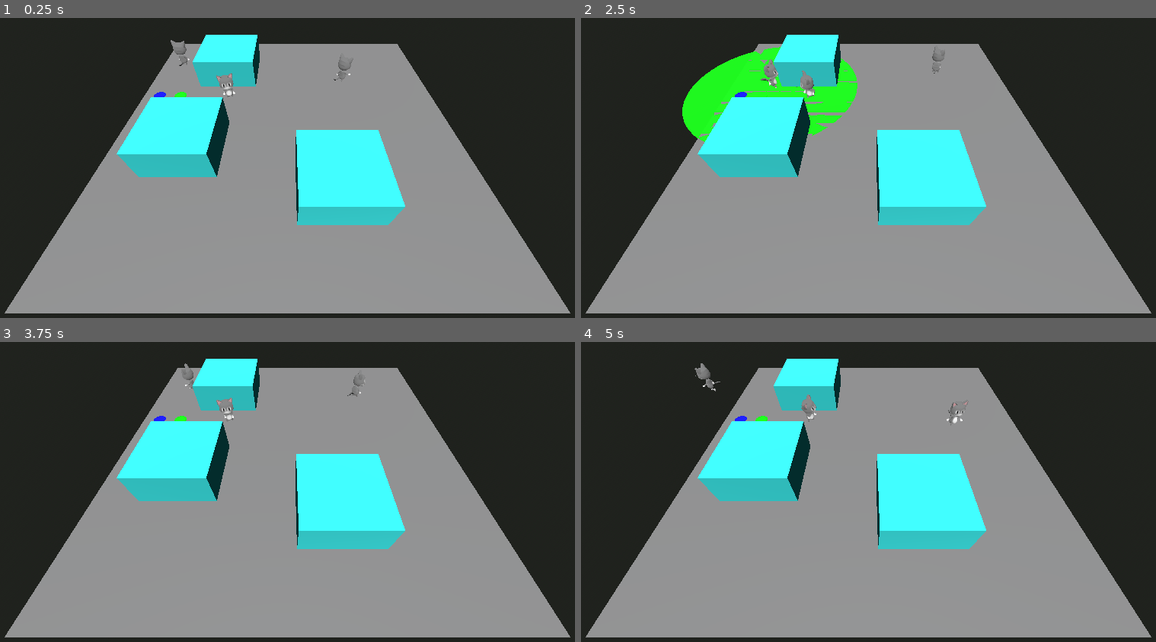
Above: before the commit, frames 1-4 (two rows, left to right).
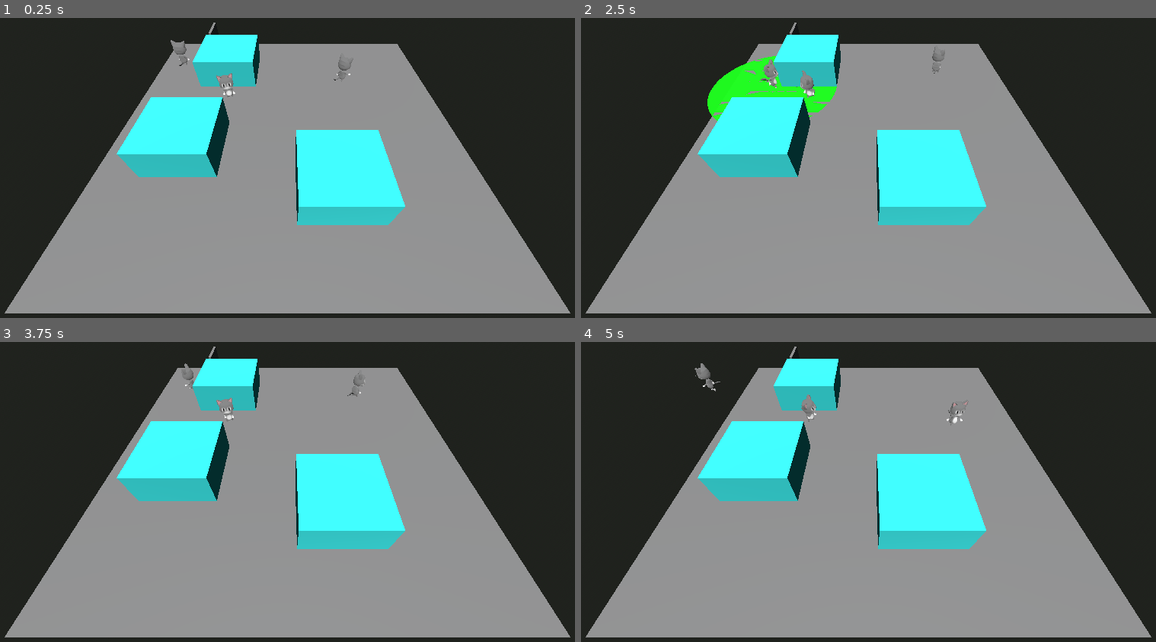
Above: after the commit, the same moments.

Repository: bruom/Gatinhos
Game: Godot game, scene res://Scenes/main.tscn
Same seed, same stepped clock (60 frames per second), same inputs: the game is played once before the commit and once after it. Sound files missing from this copy of the repository are replaced by a short silence.
Inputs:
- Up to frame 1 (0.25 s): no input
- Up to frame 2 (2.5 s): hold D (Right) 0.53-1.28 s; hold F (Interact) 0.53-1.28 s; hold S (Backward) 1.28-2.03 s; tap F (Interact) at 1.35, 2.3 s; hold D (Right) from 2.03 s (still down); hold Shift (Run) from 2.03 s (still down)
- Up to frame 3 (3.75 s): tap Enter at 2.75 s; release D (Right) at 2.78 s; release Shift (Run) at 2.78 s; hold W (Forward) 2.78-3.53 s; tap Ctrl (Sneak) at 2.85 s; tap F (Interact) at 3.05 s; hold A (Left) from 3.53 s (still down); hold 1 (UseItem1) from 3.53 s (still down)
- Up to frame 4 (5 s): keep holding A (Left); tap F (Interact) at 3.8, 4.55 s; release 1 (UseItem1) at 4.28 s; tap 2 (UseItem2) at 4.35 s

The runs differ from the first frame. In frame 1, less than 0.1% of the frame differs, in the area x 26-38%, y 1-27%; in frame 2, 2.1%, in the area x 17-49%, y 1-42%; in frame 3, less than 0.1%; in frame 4, less than 0.1%.

Commit message:
Centralizing interaction system on player script

Diff:
--- a/Scenes/Levels/level02.tscn
+++ b/Scenes/Levels/level02.tscn
@@ -17,7 +17,7 @@
 
 [node name="LevelMap" parent="." index="0"]
 data = {
-"cells": PackedInt32Array(65533, 5, 1310722, 65533, 4, 2, 65 …(9193 unchanged characters)… , 4, 2, 65536, 65532, 1, 65541, 65529, 1)
+"cells": PackedInt32Array(65533, 5, 1310722, 65533, 4, 2, 65 …(9193 unchanged characters)… , 4, 2, 65536, 65532, 1, 65541, 65529, 1, 65544, 65529, 1048577, 65547, 65528, 1048577, 65548, 65528, 1048577)
 }
 metadata/_editor_floor_ = Vector3(0, 1, 0)
 
@@ -26,13 +26,13 @@
 size = 12.0
 
 [node name="PlayerStart" parent="." index="3"]
-transform = Transform3D(1, 0, 0, 0, 1, 0, 0, 0, 1, -6.6279, 1.65902, -3.52352)
+transform = Transform3D(1, 0, 0, 0, 1, 0, 0, 0, 1, -6.6279, 1.15456, -3.52352)
 
 [node name="MeshInstance3D" parent="PlayerStart" index="0"]
 transform = Transform3D(1, 0, 0, 0, 1, 0, 0, 0, 1, 0, -0.580678, 0)
 
 [node name="enemy" parent="Enemies" index="0" instance=ExtResource("2_io0jt")]
-transform = Transform3D(1, 0, 0, 0, 1, 0, 0, 0, 1, -5, 0.989, 4.5)
+transform = Transform3D(1, 0, 0, 0, 1, 0, 0, 0, 1, 0.263281, 0.989, 4.5)
 patrol_route = Array[Vector3]([Vector3(-5, 1, 4.5), Vector3(-1, 1, 4.5), Vector3(3, 1, 4.5), Vector3(-1, 1, 4.5)])
 facing_directions = Array[Vector3]([Vector3(0, 0, -1), Vector3(0, 0, -1), Vector3(0, 0, -1), Vector3(0, 0, -1)])
 
--- a/Scenes/door.tscn
+++ b/Scenes/door.tscn
@@ -66,9 +66,6 @@
 "RESET": SubResource("Animation_evtxw")
 }
 
-[sub_resource type="BoxShape3D" id="BoxShape3D_5uwtr"]
-size = Vector3(1, 1, 0.1)
-
 [node name="Door" type="Node3D"]
 script = ExtResource("1_xpdr8")
 
@@ -110,13 +107,3 @@
 libraries = {
 "": SubResource("AnimationLibrary_ktkn6")
 }
-
-[node name="InteractionRange" type="Area3D" parent="."]
-transform = Transform3D(1, 0, 0, 0, 1, 0, 0, 0, 1, 0, 0.5, 0.1)
-input_ray_pickable = false
-
-[node name="CollisionShape3D" type="CollisionShape3D" parent="InteractionRange"]
-shape = SubResource("BoxShape3D_5uwtr")
-
-[connection signal="body_entered" from="InteractionRange" to="." method="_on_interaction_range_body_entered"]
-[connection signal="body_exited" from="InteractionRange" to="." method="_on_interaction_range_body_exited"]
--- a/Scenes/item.tscn
+++ b/Scenes/item.tscn
@@ -1,6 +1,7 @@
-[gd_scene load_steps=6 format=3 uid="uid://5thv6qle75qj"]
+[gd_scene load_steps=5 format=3 uid="uid://5thv6qle75qj"]
 
 [ext_resource type="Script" path="res://Scripts/item.gd" id="1_ma52y"]
+[ext_resource type="ArrayMesh" uid="uid://dwxm4y21icyo0" path="res://Assets/Models/toymouse_mesh.res" id="2_5l05p"]
 
 [sub_resource type="CylinderShape3D" id="CylinderShape3D_wwqji"]
 height = 0.2
@@ -9,17 +10,6 @@
 [sub_resource type="CylinderShape3D" id="CylinderShape3D_bfdpw"]
 height = 0.001
 radius = 0.2
-
-[sub_resource type="StandardMaterial3D" id="StandardMaterial3D_jhiht"]
-resource_local_to_scene = true
-albedo_color = Color(0, 0, 1, 1)
-
-[sub_resource type="CylinderMesh" id="CylinderMesh_vs5b6"]
-resource_local_to_scene = true
-material = SubResource("StandardMaterial3D_jhiht")
-top_radius = 0.2
-bottom_radius = 0.2
-height = 0.01
 
 [node name="Item" type="Node3D"]
 transform = Transform3D(1, 0, 0, 0, 1, 0, 0, 0, 1, 0, 0.1, 0)
@@ -39,8 +29,8 @@
 shape = SubResource("CylinderShape3D_bfdpw")
 
 [node name="ItemMesh" type="MeshInstance3D" parent="Hitbox"]
-mesh = SubResource("CylinderMesh_vs5b6")
+transform = Transform3D(0.01, 0, 0, 0, -4.37114e-10, -0.01, 0, 0.01, -4.37114e-10, 0, 0, 0)
+mesh = ExtResource("2_5l05p")
 skeleton = NodePath("")
 
 [connection signal="body_entered" from="Hitbox" to="." method="_on_hitbox_body_entered"]
-[connection signal="body_exited" from="Hitbox" to="." method="_on_hitbox_body_exited"]
--- a/Scenes/main.tscn
+++ b/Scenes/main.tscn
@@ -1,8 +1,9 @@
-[gd_scene load_steps=12 format=3 uid="uid://ck8c4wfr2f15y"]
+[gd_scene load_steps=13 format=3 uid="uid://ck8c4wfr2f15y"]
 
 [ext_resource type="PackedScene" uid="uid://nkh8gcim1mk4" path="res://Scenes/player.tscn" id="1_dacn3"]
 [ext_resource type="PackedScene" uid="uid://cbgwftqyu6xhq" path="res://Scenes/enemy.tscn" id="2_vbsvv"]
 [ext_resource type="PackedScene" uid="uid://5thv6qle75qj" path="res://Scenes/item.tscn" id="3_htqcn"]
+[ext_resource type="PackedScene" uid="uid://dmr1u7rosrxfr" path="res://Scenes/door.tscn" id="4_1y3kl"]
 
 [sub_resource type="PhysicalSkyMaterial" id="PhysicalSkyMaterial_gqfv8"]
 ground_color = Color(0.443137, 0.490196, 0.34902, 1)
@@ -105,8 +106,9 @@
 facing_directions = Array[Vector3]([Vector3(2.08165e-12, 2.08165e-12, 1)])
 
 [node name="Item" parent="." instance=ExtResource("3_htqcn")]
-transform = Transform3D(1, 0, 0, 0, 1, 0, 0, 0, 1, -4.41667, 0.1, -1.11267)
+transform = Transform3D(1, 0, 0, 0, 1, 0, 0, 0, 1, -3.63449, 0.1, -2.61108)
 
-[node name="Item2" parent="." instance=ExtResource("3_htqcn")]
-transform = Transform3D(1, 0, 0, 0, 1, 0, 0, 0, 1, -3.69912, 0.1, -1.11267)
-item_type = 2
+[node name="Door" parent="." instance=ExtResource("4_1y3kl")]
+transform = Transform3D(0.0048694, 0, -0.999988, 0, 1, 0, 0.999988, 0, 0.0048694, -3.04338, 0, -4.32139)
+interaction_time = 3.0
+interaction_range = 0.7
--- a/Scripts/door.gd
+++ b/Scripts/door.gd
@@ -1,21 +1,8 @@
-extends Node3D
+extends InteractibleObject
 
-var interactable = false
 var open = false
 
-func _process(delta):
-	if interactable && !open && Input.is_action_pressed("Interact"):
-		self.open_door()
-
-func _on_interaction_range_body_entered(body):
-	if body.name == "Player":
-		interactable = true
-
-func _on_interaction_range_body_exited(body):
-	if body.name == "Player":
-		interactable = false
-
-func open_door():
+func interaction_completed():
 	get_node("AnimationPlayer").play("Open")
-	interactable = false
+	interaction_enabled = false
 	open = true
--- /dev/null
+++ b/Scripts/interactible_object.gd
@@ -0,0 +1,23 @@
+class_name InteractibleObject extends Node3D
+
+@export var interaction_enabled: bool = true
+@export var interaction_time: float = 1.0
+@export var interaction_range: float = 0.3
+
+var currently_interacting: bool = false
+var current_interaction_time: float = 0.0
+
+func _ready():
+	add_to_group("interactible")
+
+func _process(delta):
+	if currently_interacting:
+		current_interaction_time += delta
+		if current_interaction_time >= interaction_time:
+			interaction_completed()
+			currently_interacting = false
+	else:
+		current_interaction_time = 0.0
+
+func interaction_completed():
+	pass
--- a/Scripts/item.gd
+++ b/Scripts/item.gd
@@ -1,38 +1,25 @@
-class_name Item extends Node3D
+class_name Item extends InteractibleObject
 
 enum ItemType {
 	Toy = 1, Catnip = 2
 }
 @export var item_type: ItemType = 1
 var player: CharacterBody3D
-var interactable = false
 var active = false
 
 func _ready():
-	if item_type == 1:
-		get_node("Hitbox/ItemMesh").mesh.material.albedo_color = Color(0, 0, 255, 255)
-	if item_type == 2:
-		get_node("Hitbox/ItemMesh").mesh.material.albedo_color = Color(0, 255, 0, 255)
+	super._ready()
 
-func _input(event):
-	if interactable && event.is_action_pressed("Interact"):
-		print("Item collected")
-		player.pickup_item(self)
-		remove_from_group("ActiveItems")
-		self.queue_free()
+func interaction_completed():
+	print("Item collected")
+	#player.pickup_item(self)
+	self.queue_free()
 
 func _on_hitbox_body_entered(body):
-	if body.name == "Player":
-		interactable = true
-		player = body
-	elif "enemy" in body.name && self.active:
+	if "enemy" in body.name && self.active:
 		body.trigger_item(item_type)
 		remove_from_group("ActiveItems")
 		self.queue_free()
-
-func _on_hitbox_body_exited(body):
-	if body.name == "Player":
-		interactable = false
 
 func item_placed():
 	if self.active:
--- a/Scripts/player.gd
+++ b/Scripts/player.gd
@@ -10,7 +10,7 @@
 @export var run_speed: float = 1.2
 @export var sneak_speed: float = 0.5
 @export var sound_radius: float = 1.5
-@export var run_sound_multiplier: float = 2.0
+@export var run_sound_multiplier: float = 1.5
 @export var sneak_sound_multiplier: float = 0.5
 @export var item_placer: PackedScene
 var current_sound_radius: float = 0.0
@@ -21,6 +21,7 @@
 
 enum State { IDLE, WALK, RUN, SNEAK }
 var current_state: State = State.IDLE
+var current_interacting_node: InteractibleObject = null
 
 func _ready():
 	cat.footstep_occured.connect(Callable(_on_cat_footstep_occured))
@@ -52,6 +53,22 @@
 		anim_player.play("cat_idle")
 		current_sound_radius = 0.0
 
+	if current_interacting_node != null:
+		var range: float = current_interacting_node.interaction_range
+		if global_position.distance_squared_to(current_interacting_node.global_position) > range * range:
+			current_interacting_node.currently_interacting = false
+			current_interacting_node = null
+
+	if current_interacting_node == null:
+		var interactible_node: InteractibleObject = get_closest_interactible()
+		if interactible_node != null:
+			if Input.is_action_just_pressed("Interact"):
+				current_interacting_node = interactible_node
+				interactible_node.currently_interacting = true
+			if Input.is_action_just_released("Interact"):
+				current_interacting_node = null
+				interactible_node.currently_interacting = false
+
 	move_and_slide()
 	_process_collision()
 
@@ -60,6 +77,19 @@
 		var collision = get_slide_collision(i)
 		var collider = collision.get_collider()
 		on_hit.emit(collider)
+
+func get_closest_interactible():
+	var interactible_nodes = get_tree().get_nodes_in_group("interactible")
+	interactible_nodes.sort_custom(func(a, b):
+		return global_position.distance_squared_to(a.global_position) < global_position.distance_squared_to(b.global_position)
+	)
+	var closest_interactible: InteractibleObject = null
+	for i_node in interactible_nodes:
+		var range = i_node.interaction_range
+		if global_position.distance_squared_to(i_node.global_position) <= range * range:
+			closest_interactible = i_node
+			break
+	return closest_interactible
 
 func blink():
 	cat.set_face_uv_offset(Vector2(0.5, 0.0))
Not shown: 1 places in Scenes/door.tscn that only renumber resources
